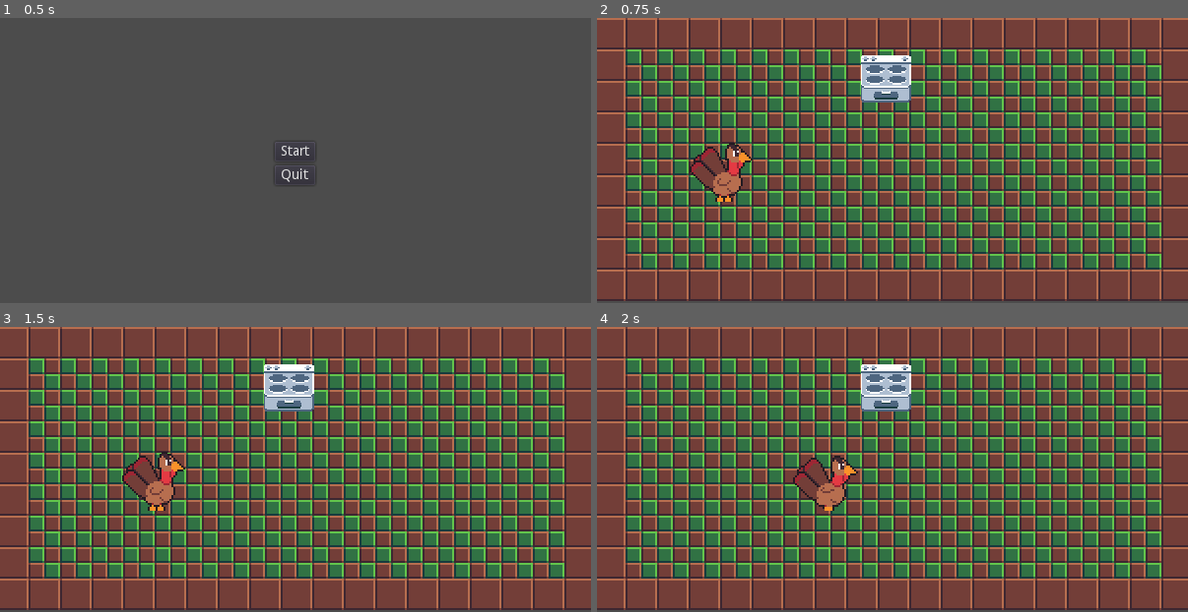
Above: before the commit, frames 1-4 (two rows, left to right).
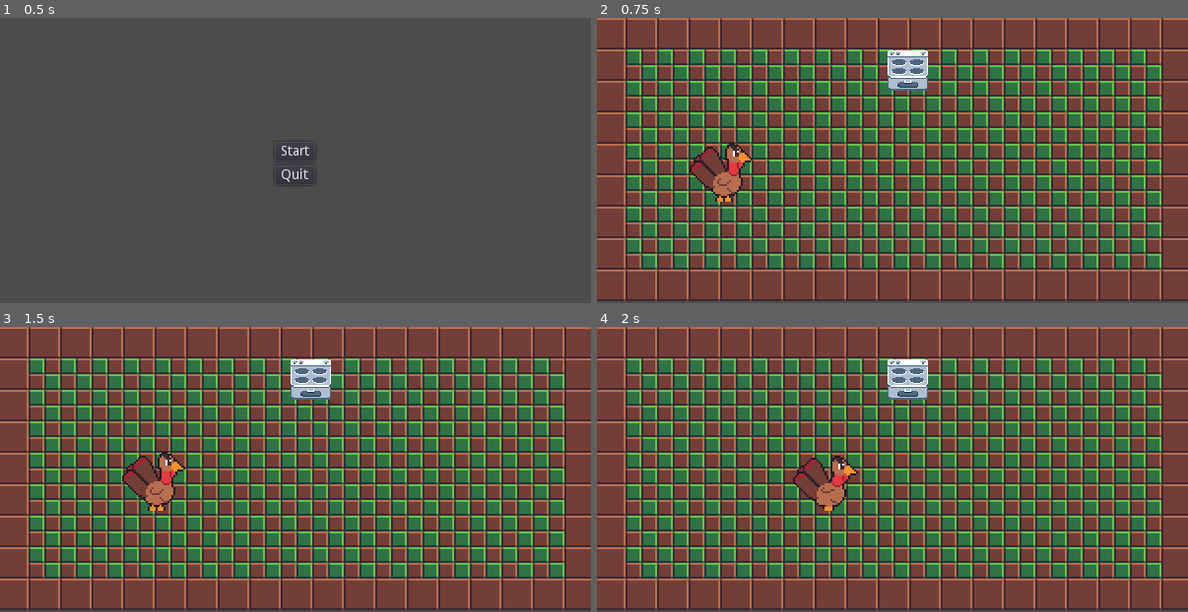
Above: after the commit, the same moments.

Repository: alexfaus08/Animals-Revenge
Game: Godot game, scene res://TitleScreen.tscn
The game is run twice, just before and just after one commit, with the same random seed, the same clock (stepped at 60 frames per second) and the same inputs. The engine's default icon, where the game draws it, is replaced by a stand-in: a white triangle on a blue panel in a dark square.
Inputs:
- Up to frame 1 (0.5 s): no input
- Up to frame 2 (0.75 s): click "Start" at 0.5 s
- Up to frame 3 (1.5 s): tap Enter at 1.25 s; hold Right (ui_right) from 1.28 s (still down)
- Up to frame 4 (2 s): keep holding Right (ui_right)

Frame 1 is identical in both runs. In frame 2, 1.7% of the frame differs, in the area x 44-56%, y 11-30%; in frame 3, 1.7%; in frame 4, 1.7%.

Commit message:
Remodeled stove

Diff:
--- a/Player.tscn
+++ /dev/null
@@ -1,3 +0,0 @@
-[gd_scene format=2]
-
-[node name="Player" type="Node2D" index="0"]
--- a/Stove.gd
+++ b/Stove.gd
@@ -1,8 +1,6 @@
-extends RigidBody2D
+extends Area2D
 
-# class member variables go here, for example:
-# var a = 2
-# var b = "textvar"
+
 
 func _ready():
 	# Called when the node is added to the scene for the first time.
--- a/TitleScreen.tscn
+++ b/TitleScreen.tscn
@@ -10,7 +10,7 @@
 use_filter = false
 font_data = ExtResource( 2 )
 
-[node name="TitleScreen" type="Control" index="0"]
+[node name="TitleScreen" type="Control"]
 
 anchor_left = 0.0
 anchor_top = 0.0
--- a/TitleScreen2.tscn
+++ /dev/null
@@ -1,7 +0,0 @@
-[gd_scene load_steps=2 format=2]
-
-[ext_resource path="res://TitleScreen.tscn" type="PackedScene" id=1]
-
-[node name="TitleScreen" type="Node2D" index="0"]
-
-[node name="TitleScreen" parent="." index="0" instance=ExtResource( 1 )]
--- a/World.tscn
+++ b/World.tscn
@@ -1,13 +1,13 @@
-[gd_scene load_steps=48 format=2]
+[gd_scene load_steps=49 format=2]
 
 [ext_resource path="res://Kitchen_Tiles.tres" type="TileSet" id=1]
-[ext_resource path="res://Stove.gd" type="Script" id=2]
-[ext_resource path="res://stove.png" type="Texture" id=3]
+[ext_resource path="res://stove.png" type="Texture" id=2]
+[ext_resource path="res://icon.png" type="Texture" id=3]
 [ext_resource path="res://Player.gd" type="Script" id=4]
-[ext_resource path="res://Turkey_Character/tile046.png" type="Texture" id=5]
-[ext_resource path="res://Turkey_Character/tile047.png" type="Texture" id=6]
-[ext_resource path="res://Turkey_Character/tile048.png" type="Texture" id=7]
-[ext_resource path="res://Turkey_Character/tile049.png" type="Texture" id=8]
+[ext_resource path="res://Turkey_Character/tile026.png" type="Texture" id=5]
+[ext_resource path="res://Turkey_Character/tile027.png" type="Texture" id=6]
+[ext_resource path="res://Turkey_Character/tile028.png" type="Texture" id=7]
+[ext_resource path="res://Turkey_Character/tile029.png" type="Texture" id=8]
 [ext_resource path="res://Turkey_Character/tile031.png" type="Texture" id=9]
 [ext_resource path="res://Turkey_Character/tile032.png" type="Texture" id=10]
 [ext_resource path="res://Turkey_Character/tile033.png" type="Texture" id=11]
@@ -20,35 +20,50 @@
 [ext_resource path="res://Turkey_Character/tile040.png" type="Texture" id=18]
 [ext_resource path="res://Turkey_Character/tile041.png" type="Texture" id=19]
 [ext_resource path="res://Turkey_Character/tile042.png" type="Texture" id=20]
-[ext_resource path="res://Turkey_Character/tile016.png" type="Texture" id=21]
-[ext_resource path="res://Turkey_Character/tile017.png" type="Texture" id=22]
-[ext_resource path="res://Turkey_Character/tile018.png" type="Texture" id=23]
-[ext_resource path="res://Turkey_Character/tile019.png" type="Texture" id=24]
-[ext_resource path="res://Turkey_Character/tile021.png" type="Texture" id=25]
-[ext_resource path="res://Turkey_Character/tile022.png" type="Texture" id=26]
-[ext_resource path="res://Turkey_Character/tile023.png" type="Texture" id=27]
-[ext_resource path="res://Turkey_Character/tile024.png" type="Texture" id=28]
-[ext_resource path="res://Turkey_Character/tile026.png" type="Texture" id=29]
-[ext_resource path="res://Turkey_Character/tile027.png" type="Texture" id=30]
-[ext_resource path="res://Turkey_Character/tile028.png" type="Texture" id=31]
-[ext_resource path="res://Turkey_Character/tile029.png" type="Texture" id=32]
-[ext_resource path="res://Turkey_Character/tile001.png" type="Texture" id=33]
-[ext_resource path="res://Turkey_Character/tile002.png" type="Texture" id=34]
-[ext_resource path="res://Turkey_Character/tile003.png" type="Texture" id=35]
-[ext_resource path="res://Turkey_Character/tile004.png" type="Texture" id=36]
-[ext_resource path="res://Turkey_Character/tile005.png" type="Texture" id=37]
-[ext_resource path="res://Turkey_Character/tile006.png" type="Texture" id=38]
-[ext_resource path="res://Turkey_Character/tile007.png" type="Texture" id=39]
-[ext_resource path="res://Turkey_Character/tile008.png" type="Texture" id=40]
-[ext_resource path="res://Turkey_Character/tile009.png" type="Texture" id=41]
-[ext_resource path="res://Turkey_Character/tile010.png" type="Texture" id=42]
-[ext_resource path="res://Turkey_Character/tile011.png" type="Texture" id=43]
-[ext_resource path="res://Turkey_Character/tile012.png" type="Texture" id=44]
+[ext_resource path="res://Turkey_Character/tile021.png" type="Texture" id=21]
+[ext_resource path="res://Turkey_Character/tile022.png" type="Texture" id=22]
+[ext_resource path="res://Turkey_Character/tile023.png" type="Texture" id=23]
+[ext_resource path="res://Turkey_Character/tile024.png" type="Texture" id=24]
+[ext_resource path="res://Turkey_Character/tile001.png" type="Texture" id=25]
+[ext_resource path="res://Turkey_Character/tile002.png" type="Texture" id=26]
+[ext_resource path="res://Turkey_Character/tile003.png" type="Texture" id=27]
+[ext_resource path="res://Turkey_Character/tile004.png" type="Texture" id=28]
+[ext_resource path="res://Turkey_Character/tile005.png" type="Texture" id=29]
+[ext_resource path="res://Turkey_Character/tile006.png" type="Texture" id=30]
+[ext_resource path="res://Turkey_Character/tile007.png" type="Texture" id=31]
+[ext_resource path="res://Turkey_Character/tile008.png" type="Texture" id=32]
+[ext_resource path="res://Turkey_Character/tile009.png" type="Texture" id=33]
+[ext_resource path="res://Turkey_Character/tile010.png" type="Texture" id=34]
+[ext_resource path="res://Turkey_Character/tile011.png" type="Texture" id=35]
+[ext_resource path="res://Turkey_Character/tile012.png" type="Texture" id=36]
+[ext_resource path="res://Turkey_Character/tile046.png" type="Texture" id=37]
+[ext_resource path="res://Turkey_Character/tile047.png" type="Texture" id=38]
+[ext_resource path="res://Turkey_Character/tile048.png" type="Texture" id=39]
+[ext_resource path="res://Turkey_Character/tile049.png" type="Texture" id=40]
+[ext_resource path="res://Turkey_Character/tile016.png" type="Texture" id=41]
+[ext_resource path="res://Turkey_Character/tile017.png" type="Texture" id=42]
+[ext_resource path="res://Turkey_Character/tile018.png" type="Texture" id=43]
+[ext_resource path="res://Turkey_Character/tile019.png" type="Texture" id=44]
 
-[sub_resource type="RectangleShape2D" id=1]
+[sub_resource type="SpriteFrames" id=4]
+
+animations = [ {
+"frames": [ ExtResource( 2 ) ],
+"loop": true,
+"name": "Idle",
+"speed": 5.0
+}, {
+"frames": [ ExtResource( 2 ), ExtResource( 3 ) ],
+"loop": true,
+"name": "Fired",
+"speed": 5.0
+} ]
+
+[sub_resource type="RectangleShape2D" id=5]
 
 custom_solver_bias = 0.0
-extents = Vector2( 12.3954, 0.363808 )
+extents = Vector2( 12, 10 )
+_sections_unfolded = [ "Resource" ]
 
 [sub_resource type="RectangleShape2D" id=2]
 
@@ -60,7 +75,7 @@
 animations = [ {
 "frames": [ ExtResource( 5 ), ExtResource( 6 ), ExtResource( 7 ), ExtResource( 8 ) ],
 "loop": true,
-"name": "Walk Right",
+"name": "Walk Up",
 "speed": 5.0
 }, {
 "frames": [ ExtResource( 9 ), ExtResource( 10 ), ExtResource( 11 ), ExtResource( 12 ), ExtResource( 13 ), ExtResource( 14 ), ExtResource( 15 ), ExtResource( 16 ), ExtResource( 17 ), ExtResource( 18 ), ExtResource( 19 ), ExtResource( 20 ) ],
@@ -70,22 +85,22 @@
 }, {
 "frames": [ ExtResource( 21 ), ExtResource( 22 ), ExtResource( 23 ), ExtResource( 24 ) ],
 "loop": true,
-"name": "Walk Down",
-"speed": 5.0
-}, {
-"frames": [ ExtResource( 25 ), ExtResource( 26 ), ExtResource( 27 ), ExtResource( 28 ) ],
-"loop": true,
 "name": "Idle Up",
 "speed": 5.0
 }, {
-"frames": [ ExtResource( 29 ), ExtResource( 30 ), ExtResource( 31 ), ExtResource( 32 ) ],
+"frames": [ ExtResource( 25 ), ExtResource( 26 ), ExtResource( 27 ), ExtResource( 28 ), ExtResource( 29 ), ExtResource( 30 ), ExtResource( 31 ), ExtResource( 32 ), ExtResource( 33 ), ExtResource( 34 ), ExtResource( 35 ), ExtResource( 36 ) ],
 "loop": true,
-"name": "Walk Up",
+"name": "Idle Down",
 "speed": 5.0
 }, {
-"frames": [ ExtResource( 33 ), ExtResource( 34 ), ExtResource( 35 ), ExtResource( 36 ), ExtResource( 37 ), ExtResource( 38 ), ExtResource( 39 ), ExtResource( 40 ), ExtResource( 41 ), ExtResource( 42 ), ExtResource( 43 ), ExtResource( 44 ) ],
+"frames": [ ExtResource( 37 ), ExtResource( 38 ), ExtResource( 39 ), ExtResource( 40 ) ],
 "loop": true,
-"name": "Idle Down",
+"name": "Walk Right",
+"speed": 5.0
+}, {
+"frames": [ ExtResource( 41 ), ExtResource( 42 ), ExtResource( 43 ), ExtResource( 44 ) ],
+"loop": true,
+"name": "Walk Down",
 "speed": 5.0
 } ]
 _sections_unfolded = [ "Resource" ]
@@ -119,48 +134,32 @@
 "_edit_lock_": true
 }
 
-[node name="Stove" type="RigidBody2D" parent="." index="1"]
+[node name="Area2D" type="Area2D" parent="." index="1"]
 
-position = Vector2( 266, 6 )
-scale = Vector2( 0.8125, 0.8125 )
+position = Vector2( 318, 55 )
+scale = Vector2( 1.28125, 1.28125 )
 input_pickable = true
-collision_layer = 1
-collision_mask = 1
-mode = 0
-mass = 1.0
-friction = 1.0
-bounce = 0.0
-gravity_scale = 1.0
-custom_integrator = false
-continuous_cd = 0
-contacts_reported = 0
-contact_monitor = false
-sleeping = false
-can_sleep = true
-linear_velocity = Vector2( 0, 0 )
-linear_damp = -1.0
-angular_velocity = 0.0
-angular_damp = -1.0
-script = ExtResource( 2 )
-_sections_unfolded = [ "Angular", "Applied Forces", "Collision", "Linear", "Pickable", "Transform" ]
+gravity_vec = Vector2( 0, 1 )
+gravity = 98.0
+linear_damp = 0.1
+angular_damp = 1.0
+audio_bus_override = false
+audio_bus_name = "Master"
 __meta__ = {
 "_edit_group_": true
 }
 
-[node name="CollisionShape2D" type="CollisionShape2D" parent="Stove" index="0"]
+[node name="AnimatedSprite" type="AnimatedSprite" parent="Area2D" index="0"]
 
-position = Vector2( 31, 52.9231 )
-scale = Vector2( 2.2, 4.75652 )
-shape = SubResource( 1 )
-_sections_unfolded = [ "Transform" ]
+frames = SubResource( 4 )
+animation = "Idle"
 
-[node name="Sprite" type="Sprite" parent="Stove" index="1"]
+[node name="CollisionShape2D" type="CollisionShape2D" parent="Area2D" index="1"]
 
-position = Vector2( 29.5385, 57.8461 )
-scale = Vector2( 1.6, 1.5 )
-texture = ExtResource( 3 )
-region_rect = Rect2( 18, 18, 13, 13 )
-_sections_unfolded = [ "Animation", "Material", "Offset", "Region", "Visibility" ]
+position = Vector2( 4.70877e-06, -6.5 )
+scale = Vector2( 1.4, 1.25 )
+shape = SubResource( 5 )
+_sections_unfolded = [ "Visibility" ]
 
 [node name="Player" type="KinematicBody2D" parent="." index="2"]
 
@@ -177,7 +176,7 @@
 }
 motion_speed = 150
 
-[node name="CollisionShape2D" type="CollisionShape2D" parent="Player" index="0"]
+[node name="PlayerCollision" type="CollisionShape2D" parent="Player" index="0"]
 
 position = Vector2( 0.8, -1 )
 scale = Vector2( 0.83, 1 )
